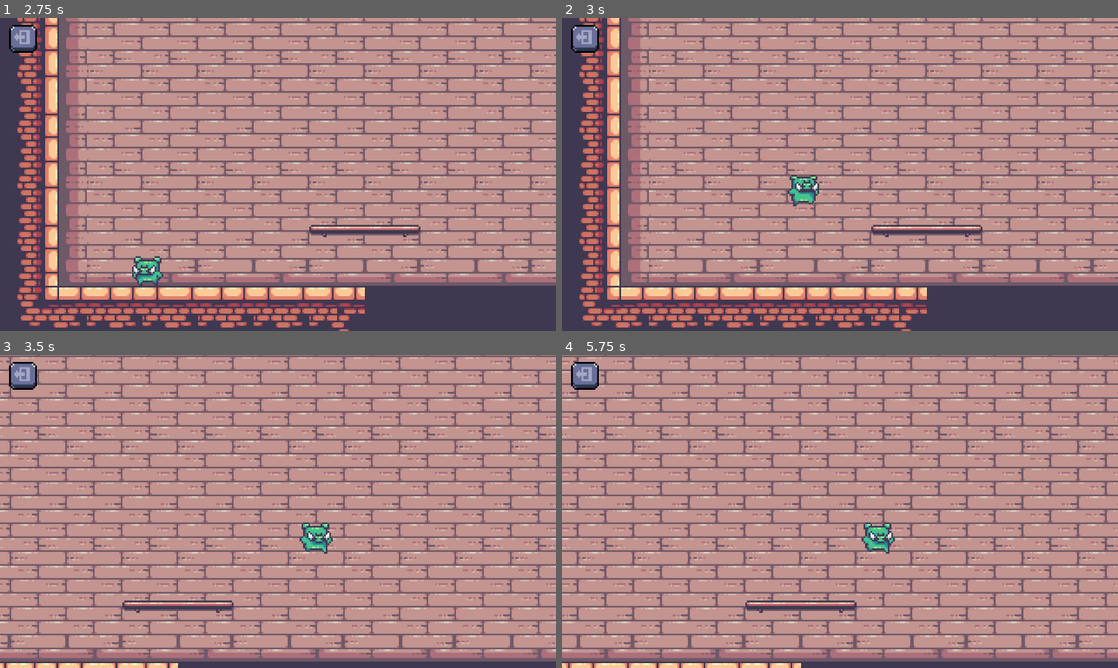
Above: before the commit, frames 1-4 (two rows, left to right).
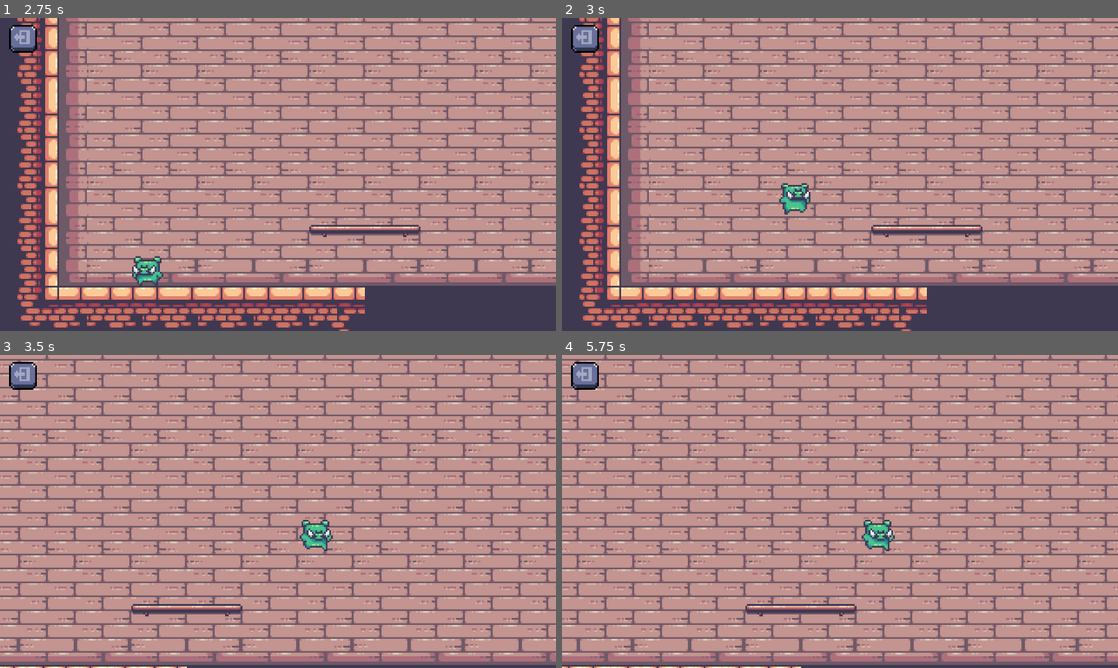
Above: after the commit, the same moments.

Repository: BulldozerDevv/Out-Of-Reach
Game: Godot game, scene res://Scenes/mainmenu.tscn
Two runs of this game, one before a commit and one after it. Both use one fixed random seed, a clock stepped at 60 frames per second and the inputs below.
Inputs (mouse positions are in pixels of both pictures, inside the frame that each line leads up to):
- Up to frame 1 (2.75 s): click "Play" at 0.5 s; click (22, 39) at 1.25 s; click "Play" at 2 s
- Up to frame 2 (3 s): tap Enter at 2.75 s; hold Right (right) from 2.78 s (still down); tap Space (jump) at 2.85 s
- Up to frame 3 (3.5 s): keep holding Right (right); tap Space (jump) at 3.02, 3.32 s
- Up to frame 4 (5.75 s): tap Space (jump) at 3.6, 3.77, 4.07, 4.35, 5.1, 5.27, 5.57 s; release Right (right) at 4.28 s; hold Left (left) 4.28-5.03 s; hold Right (right) from 5.03 s (still down)

Frame 1 is identical in both runs. In frame 2, 0.6% of the frame differs, in the area x 39-47%, y 50-63%; in frame 3, 51%, in the area x 0-100%, y 0-100%; in frame 4, 47%.
Error after the commit: Attempt to call function 'play' in base 'null instance' on a null instance. (res://Scripts/player.gd:27)

Commit message:
Modified the project to publish it for the public

Diff:
--- a/Scenes/main_level.tscn
+++ b/Scenes/main_level.tscn
@@ -6,9 +6,9 @@
 [ext_resource type="Texture2D" uid="uid://gewa1oiwlmuv" path="res://Sprites/14-TileSets/Decorations (32x32).png" id="5_236hc"]
 [ext_resource type="PackedScene" uid="uid://bd41uvo1k3hmu" path="res://Scenes/movingplatform.tscn" id="7_lwkuy"]
 [ext_resource type="PackedScene" uid="uid://cdkf3c60sc4u1" path="res://Scenes/disappearingplatform.tscn" id="7_tqiex"]
-[ext_resource type="AudioStream" uid="uid://bv4h6sww3dmet" path="res://dragon-studio-cartoon-jump-463196.mp3" id="8_ha3dl"]
+[ext_resource type="AudioStream" uid="uid://bv4h6sww3dmet" path="res://SFX/dragon-studio-cartoon-jump-463196.mp3" id="8_ha3dl"]
 [ext_resource type="PackedScene" uid="uid://bvl1xnw8xacbg" path="res://Scenes/gravityfield.tscn" id="8_tqiex"]
-[ext_resource type="AudioStream" uid="uid://b05gmv5albg74" path="res://edimar_ramide-death2-340040.mp3" id="9_ha3dl"]
+[ext_resource type="AudioStream" uid="uid://b05gmv5albg74" path="res://SFX/edimar_ramide-death2-340040.mp3" id="9_ha3dl"]
 [ext_resource type="Texture2D" uid="uid://b27wnaq3b2its" path="res://Sprites/back_grey.png" id="10_f3gli"]
 
 [sub_resource type="TileSetAtlasSource" id="TileSetAtlasSource_lwkuy"]
@@ -542,59 +542,59 @@
 [sub_resource type="RectangleShape2D" id="RectangleShape2D_ha3dl"]
 size = Vector2(2584, 616)
 
+[sub_resource type="StyleBoxEmpty" id="StyleBoxEmpty_d4dc6"]
+
+[sub_resource type="StyleBoxEmpty" id="StyleBoxEmpty_qx7ya"]
+
+[sub_resource type="StyleBoxEmpty" id="StyleBoxEmpty_jf8f8"]
+
+[sub_resource type="StyleBoxEmpty" id="StyleBoxEmpty_and0o"]
+
+[sub_resource type="StyleBoxEmpty" id="StyleBoxEmpty_vgie2"]
+
+[sub_resource type="StyleBoxEmpty" id="StyleBoxEmpty_unus1"]
+
+[sub_resource type="StyleBoxEmpty" id="StyleBoxEmpty_5vthg"]
+
+[sub_resource type="StyleBoxEmpty" id="StyleBoxEmpty_hd7sb"]
+
+[sub_resource type="StyleBoxEmpty" id="StyleBoxEmpty_o18aq"]
+
+[sub_resource type="StyleBoxEmpty" id="StyleBoxEmpty_6l6h0"]
+
 [sub_resource type="StyleBoxEmpty" id="StyleBoxEmpty_2jcip"]
 
-[sub_resource type="StyleBoxEmpty" id="StyleBoxEmpty_6l6h0"]
-
-[sub_resource type="StyleBoxEmpty" id="StyleBoxEmpty_o18aq"]
-
-[sub_resource type="StyleBoxEmpty" id="StyleBoxEmpty_hd7sb"]
-
-[sub_resource type="StyleBoxEmpty" id="StyleBoxEmpty_5vthg"]
-
-[sub_resource type="StyleBoxEmpty" id="StyleBoxEmpty_unus1"]
-
-[sub_resource type="StyleBoxEmpty" id="StyleBoxEmpty_vgie2"]
-
-[sub_resource type="StyleBoxEmpty" id="StyleBoxEmpty_and0o"]
-
-[sub_resource type="StyleBoxEmpty" id="StyleBoxEmpty_jf8f8"]
-
-[sub_resource type="StyleBoxEmpty" id="StyleBoxEmpty_qx7ya"]
-
-[sub_resource type="StyleBoxEmpty" id="StyleBoxEmpty_d4dc6"]
-
-[node name="Main Level" type="Node2D"]
+[node name="Main Level" type="Node2D" unique_id=506035334]
 script = ExtResource("1_ha3dl")
 
-[node name="TileMap" type="TileMap" parent="."]
+[node name="TileMap" type="TileMap" parent="." unique_id=1946671525]
 texture_filter = 1
 tile_set = SubResource("TileSet_ha3dl")
 format = 2
 layer_0/tile_data = PackedInt32Array(1572877, 983040, 4, 1310733, 720896, 3, 1376269, 720896, 4, 1441805, 720896, 5, 15 …(33867 unchanged characters)…
 
-[node name="MovingPlatform" parent="." instance=ExtResource("7_lwkuy")]
+[node name="MovingPlatform" parent="." unique_id=1381316452 instance=ExtResource("7_lwkuy")]
 position = Vector2(862, 344)
 scale = Vector2(0.625, 1)
 curve = SubResource("Curve2D_lwkuy")
 loop = false
 
-[node name="DisappearingPlatform" parent="." instance=ExtResource("7_tqiex")]
+[node name="DisappearingPlatform" parent="." unique_id=1893808167 instance=ExtResource("7_tqiex")]
 position = Vector2(400, 352)
 new_position = Vector2(480, 352)
 
-[node name="DisappearingPlatform2" parent="." instance=ExtResource("7_tqiex")]
+[node name="DisappearingPlatform2" parent="." unique_id=739446204 instance=ExtResource("7_tqiex")]
 position = Vector2(1312, 352)
 new_position = Vector2(1376, 352)
 
-[node name="DisappearingPlatform3" parent="." instance=ExtResource("7_tqiex")]
+[node name="DisappearingPlatform3" parent="." unique_id=1381099015 instance=ExtResource("7_tqiex")]
 position = Vector2(1112, 352)
 new_position = Vector2(1200, 352)
 
-[node name="player" parent="." instance=ExtResource("2_ikcpc")]
+[node name="player" parent="." unique_id=2047449147 instance=ExtResource("2_ikcpc")]
 position = Vector2(272, 368)
 
-[node name="Camera2D" type="Camera2D" parent="player"]
+[node name="Camera2D" type="Camera2D" parent="player" unique_id=933637951]
 zoom = Vector2(4, 4)
 process_callback = 0
 limit_left = 190
@@ -604,45 +604,45 @@
 position_smoothing_enabled = true
 position_smoothing_speed = 10.175
 
-[node name="GravityField" parent="." instance=ExtResource("8_tqiex")]
+[node name="GravityField" parent="." unique_id=1108358826 instance=ExtResource("8_tqiex")]
 position = Vector2(696, 256)
 
-[node name="Area2D" type="Area2D" parent="."]
-
-[node name="CollisionShape2D" type="CollisionShape2D" parent="Area2D"]
+[node name="Area2D" type="Area2D" parent="." unique_id=1577103072]
+
+[node name="CollisionShape2D" type="CollisionShape2D" parent="Area2D" unique_id=1376300503]
 position = Vector2(1217, 799)
 shape = SubResource("RectangleShape2D_ha3dl")
 
-[node name="Dragon-studio-cartoon-jump-463196" type="AudioStreamPlayer" parent="."]
+[node name="Jumping SFX" type="AudioStreamPlayer" parent="." unique_id=2030041489]
 stream = ExtResource("8_ha3dl")
 volume_db = -5.778
 
-[node name="EdimarRamide-death2-340040" type="AudioStreamPlayer" parent="."]
+[node name="Death SFX" type="AudioStreamPlayer" parent="." unique_id=1078041991]
 stream = ExtResource("9_ha3dl")
 volume_db = 15.167
 
-[node name="Timer" type="Timer" parent="."]
-
-[node name="CanvasLayer" type="CanvasLayer" parent="."]
-
-[node name="Button" type="Button" parent="CanvasLayer"]
+[node name="Timer" type="Timer" parent="." unique_id=1805152202]
+
+[node name="CanvasLayer" type="CanvasLayer" parent="." unique_id=515215869]
+
+[node name="Button" type="Button" parent="CanvasLayer" unique_id=927444392]
 texture_filter = 1
 offset_left = 21.0
 offset_top = 16.0
 offset_right = 37.0
 offset_bottom = 32.0
 scale = Vector2(4, 4)
+theme_override_styles/normal = SubResource("StyleBoxEmpty_d4dc6")
+theme_override_styles/normal_mirrored = SubResource("StyleBoxEmpty_qx7ya")
+theme_override_styles/pressed = SubResource("StyleBoxEmpty_jf8f8")
+theme_override_styles/pressed_mirrored = SubResource("StyleBoxEmpty_and0o")
+theme_override_styles/hover = SubResource("StyleBoxEmpty_vgie2")
+theme_override_styles/hover_mirrored = SubResource("StyleBoxEmpty_unus1")
+theme_override_styles/hover_pressed = SubResource("StyleBoxEmpty_5vthg")
+theme_override_styles/hover_pressed_mirrored = SubResource("StyleBoxEmpty_hd7sb")
+theme_override_styles/disabled = SubResource("StyleBoxEmpty_o18aq")
+theme_override_styles/disabled_mirrored = SubResource("StyleBoxEmpty_6l6h0")
 theme_override_styles/focus = SubResource("StyleBoxEmpty_2jcip")
-theme_override_styles/disabled_mirrored = SubResource("StyleBoxEmpty_6l6h0")
-theme_override_styles/disabled = SubResource("StyleBoxEmpty_o18aq")
-theme_override_styles/hover_pressed_mirrored = SubResource("StyleBoxEmpty_hd7sb")
-theme_override_styles/hover_pressed = SubResource("StyleBoxEmpty_5vthg")
-theme_override_styles/hover_mirrored = SubResource("StyleBoxEmpty_unus1")
-theme_override_styles/hover = SubResource("StyleBoxEmpty_vgie2")
-theme_override_styles/pressed_mirrored = SubResource("StyleBoxEmpty_and0o")
-theme_override_styles/pressed = SubResource("StyleBoxEmpty_jf8f8")
-theme_override_styles/normal_mirrored = SubResource("StyleBoxEmpty_qx7ya")
-theme_override_styles/normal = SubResource("StyleBoxEmpty_d4dc6")
 icon = ExtResource("10_f3gli")
 
 [connection signal="body_entered" from="Area2D" to="." method="_on_area_2d_body_entered"]
--- a/Scenes/mainmenu.tscn
+++ b/Scenes/mainmenu.tscn
@@ -1,9 +1,9 @@
-[gd_scene load_steps=3 format=3 uid="uid://bwymo1yx5e2sn"]
+[gd_scene format=3 uid="uid://bwymo1yx5e2sn"]
 
 [ext_resource type="Script" uid="uid://cfkvnd5a54vdt" path="res://Scripts/mainmenu.gd" id="1_pposm"]
-[ext_resource type="Texture2D" uid="uid://7a0ae808vukx" path="res://Screenshot 2026-07-06 012856.png" id="2_web8u"]
+[ext_resource type="Texture2D" uid="uid://7a0ae808vukx" path="res://Sprites/Screenshot 2026-07-06 012856.png" id="2_web8u"]
 
-[node name="MainMenu" type="Control"]
+[node name="MainMenu" type="Control" unique_id=1921196926]
 layout_mode = 3
 anchors_preset = 15
 anchor_right = 1.0
@@ -12,12 +12,12 @@
 grow_vertical = 2
 script = ExtResource("1_pposm")
 
-[node name="Screenshot2026-07-06012856" type="Sprite2D" parent="."]
+[node name="Screenshot2026-07-06012856" type="Sprite2D" parent="." unique_id=687377668]
 position = Vector2(655, 372)
 scale = Vector2(1.08, 1.08)
 texture = ExtResource("2_web8u")
 
-[node name="Label" type="Label" parent="."]
+[node name="Label" type="Label" parent="." unique_id=1406024151]
 layout_mode = 0
 offset_left = 336.0
 offset_top = 96.0
@@ -31,7 +31,7 @@
 theme_override_font_sizes/font_size = 96
 text = "Out of Reach"
 
-[node name="VBoxContainer" type="VBoxContainer" parent="."]
+[node name="VBoxContainer" type="VBoxContainer" parent="." unique_id=774104571]
 layout_mode = 1
 anchors_preset = 15
 anchor_right = 1.0
@@ -43,7 +43,7 @@
 grow_horizontal = 2
 grow_vertical = 2
 
-[node name="Button" type="Button" parent="VBoxContainer"]
+[node name="Button" type="Button" parent="VBoxContainer" unique_id=1038139489]
 layout_mode = 2
 theme_override_font_sizes/font_size = 131
 text = "Play"
--- a/Scripts/door.gd
+++ b/Scripts/door.gd
@@ -1,24 +1,21 @@
 extends Area2D
 
-var payerhaskey = false
-var playerbody
+var player_has_key = false
+var player_inside = false
 
-func  _input(event):
-	if event.is_action_pressed("right") && playerhaskey:
-		get_tree().change_scene_to_file("res://Scenes/mainmenu.tscn")
-	elif event.is_action_pressed("left") && playerhaskey:
-		get_tree().change_scene_to_file("res://Scenes/mainmenu.tscn")
+func _input(event):
+	if player_has_key and player_inside:
+		if event.is_action_pressed("right") or event.is_action_pressed("left"):
+			get_tree().change_scene_to_file("res://Scenes/mainmenu.tscn")
 
 func _on_body_entered(body):
-	if body.name == 'player':
-		var playerbody = body
+	if body.name == "player":
+		player_inside = true
 		if body.haskey:
-			playerhaskey = true
+			player_has_key = true
 			$AnimatedSprite2D.play("Open")
 			body.haskey = false
-		else:
-			pass
-
 
 func _on_body_exited(body):
-	pass
+	if body.name == "player":
+		player_inside = false
Not shown, added: SFX/dragon-studio-cartoon-jump-463196.mp3.import
Not shown, added: SFX/edimar_ramide-death2-340040.mp3.import
Not shown: 1 places in Scenes/main_level.tscn that only renumber resources
Not shown, changed: Sprites/01-King Human/Attack (78x58).png.import
Not shown, changed: Sprites/01-King Human/Dead (78x58).png.import
Not shown, changed: Sprites/01-King Human/Door In (78x58).png.import
Not shown, changed: Sprites/01-King Human/Door Out (78x58).png.import
Not shown, changed: Sprites/01-King Human/Fall (78x58).png.import
Not shown, changed: Sprites/01-King Human/Ground (78x58).png.import
Not shown, changed: Sprites/01-King Human/Hit (78x58).png.import
Not shown, changed: Sprites/01-King Human/Idle (78x58).png.import
Not shown, changed: Sprites/01-King Human/Jump (78x58).png.import
(and 90 more such lines)
